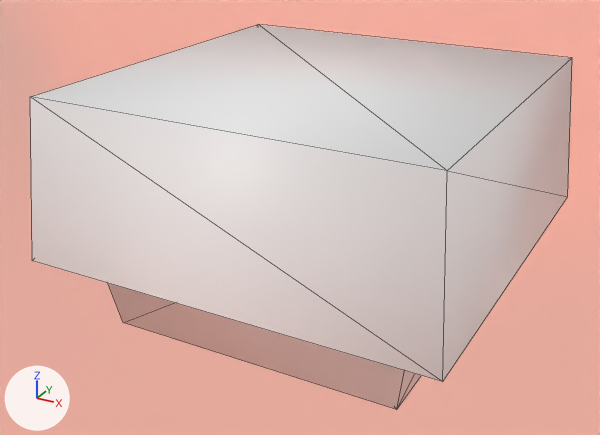
A saved change to the glTF model client/public/models/coffee_shop-all.glb.
Before and after are seen from a 50 mm lens placed at (5.266, -0.597, 0.447), pointed at (5.214, -0.503, 0.4). The axes (+X, +Y, +Z) are drawn at lower left. The lights are the same throughout. The picture after the commit comes second. Mesh edges are drawn as thin lines. Where no turn or scale is listed for an object, it has been applied to the vertices.

The first picture shows 'Plane.005', 'unknown_Cube.134'.
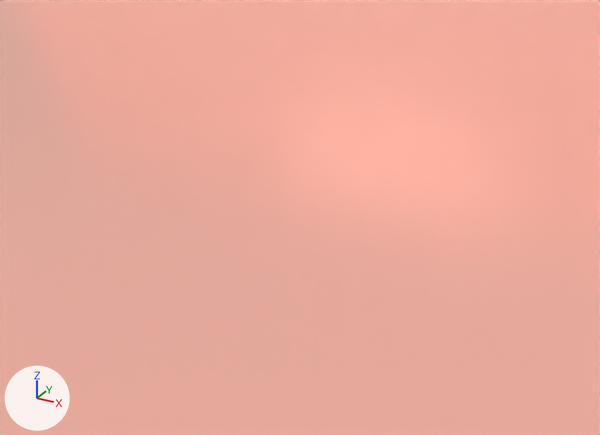
The change, as a list of edits to the scene's bpy script:
```text
Remove ob_unknown_cube_134:
    ob_unknown_cube_134 = bpy.data.objects.new('unknown_Cube.134', me_cube_159)
    ob_unknown_cube_134.location = (5.2165, -0.4999, 0.3873)
```

Where the change shows, as pixel boxes (x1, y1, x2, y2) in the pictures (600 x 435 px):
'unknown_Cube.134', deleted
    before: (30, 25, 572, 410)
